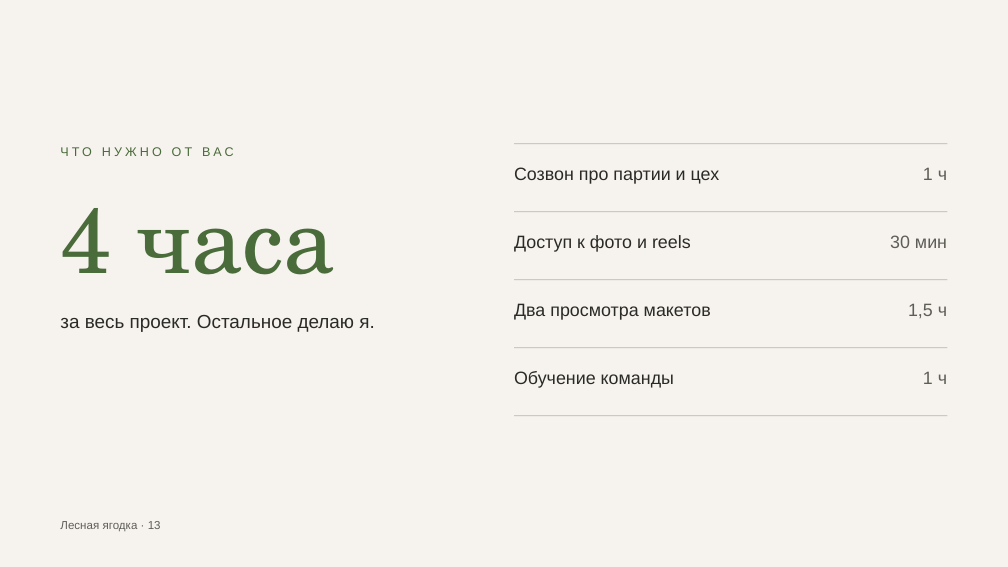
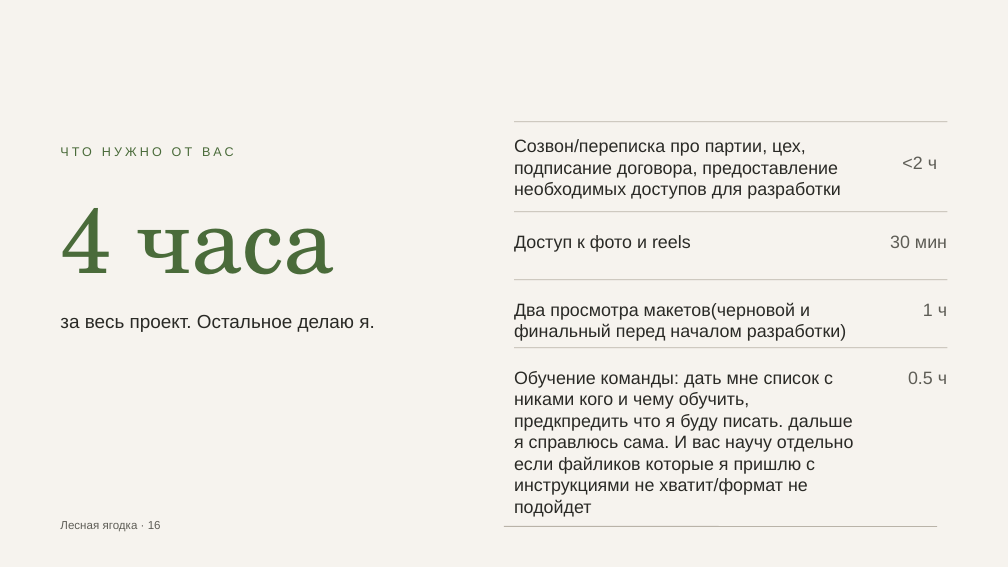
Before and after one commit to ellischment/svoya_ferma, a slide deck: slide 16 of docs/preview/lesnaya-yagodka-predlozhenie.pptx (slide 13 before the commit). Drawn at 1008x567 pixels with LibreOffice and Linux fonts; fonts in the diff are those of the drawing. Boxes give left, top, right and bottom in pixels: in the first picture for what was removed or moved away, otherwise in the second. Text is boxed around its words. In the diff, an @@ line names an element or a change of style, - is before the commit and + after.

```diff
--- a/docs/preview/lesnaya-yagodka-predlozhenie.pptx
+++ b/docs/preview/lesnaya-yagodka-predlozhenie.pptx
@@ line moved from (514, 144) - (948, 144) to (514, 122) - (948, 122) @@
@@ text at [514,139,841,199]: text changed @@
-Созвон про партии и цех
+Созвон/переписка про партии, цех, подписание договора, предоставление необходимых доступов для разработки
@@ text at [902,156,937,169]: text changed @@
-1 ч
+<2 ч
@@ text at [514,302,846,341]: text changed @@
-Два просмотра макетов
+Два просмотра макетов(черновой и финальный перед началом разработки)
@@ text at [923,304,947,316]: text changed @@
-1,5 ч
+1 ч
@@ text at [514,371,853,517]: text changed @@
-Обучение команды
+Обучение команды: дать мне список с никами кого и чему обучить, предкпредить что я буду писать. дальше я справлюсь сама. И вас научу отдельно если файликов которые я пришлю с инструкциями не хватит/формат не подойдет
@@ text at [908,371,947,384]: text changed @@
-1 ч
+0.5 ч
@@ text at [60,521,161,531]: text changed @@
-Лесная ягодка · 13
+Лесная ягодка · 16
@@ line moved from (514, 416) - (948, 416) to (504, 526) - (938, 526) @@
```
Also in this commit, not shown: 8 other slides changed, 6 slides added, 3 slides removed.
